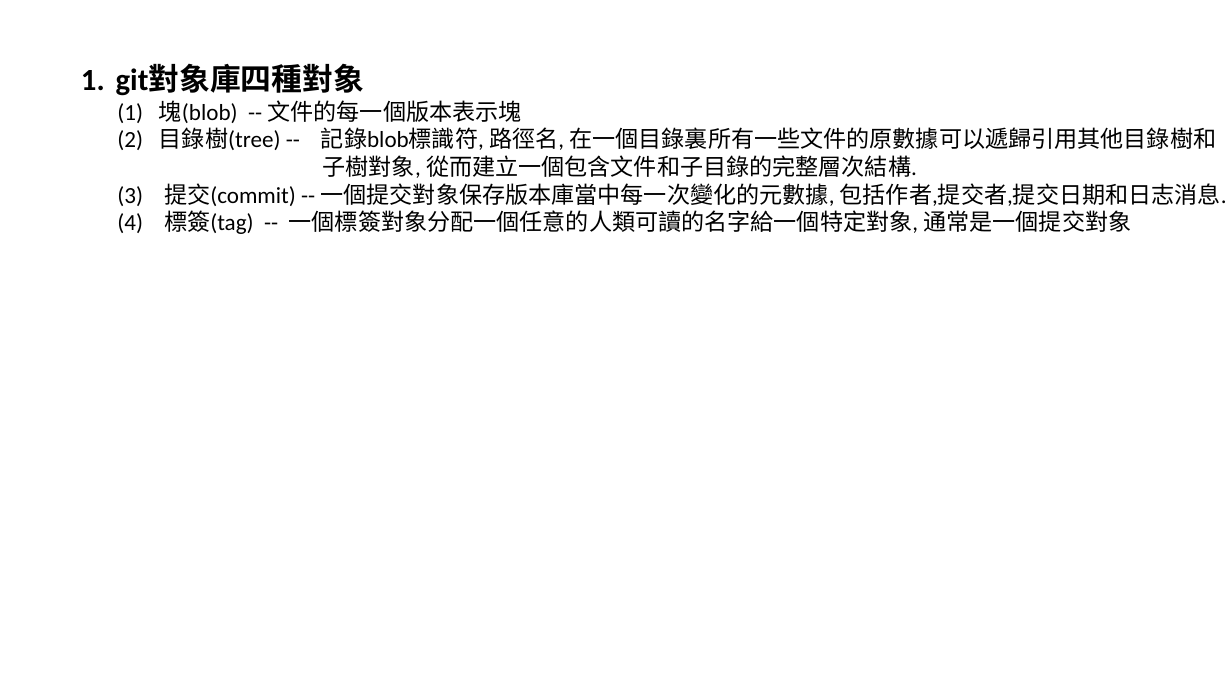
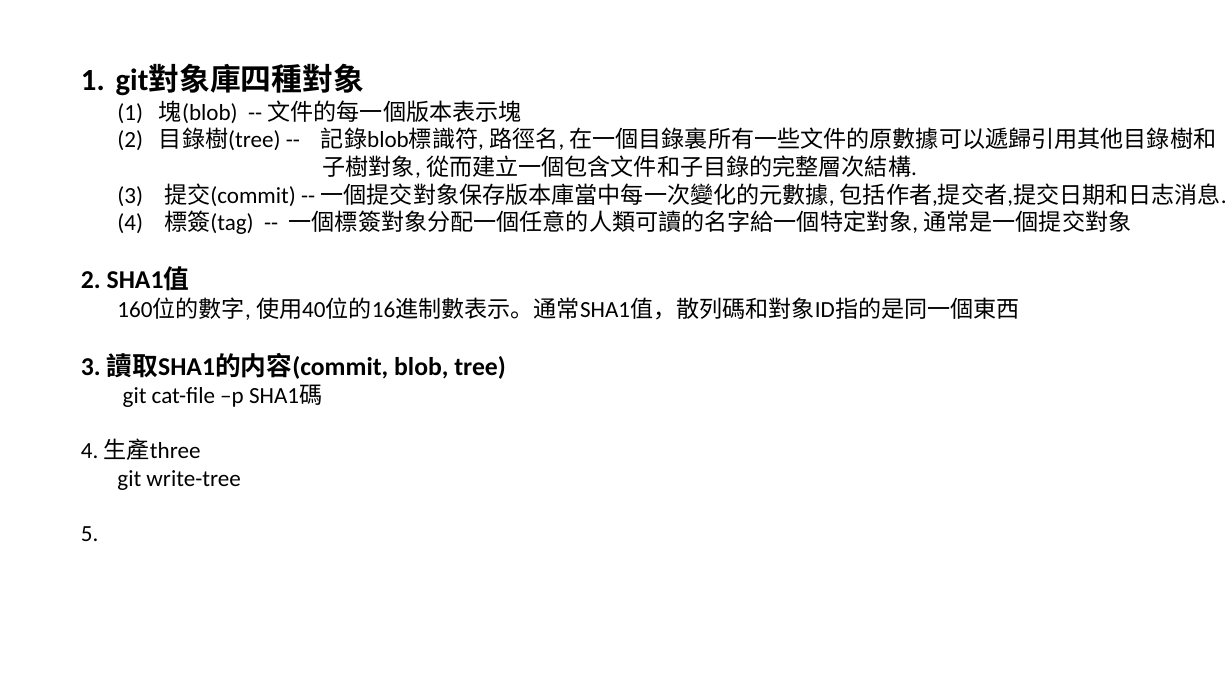
Before and after one commit to luchaojun/ChaojunStudy, a slide deck: slide 2 of GitStudy/.gitContentStudy.pptx. Drawn at 1232x693 pixels with LibreOffice and Linux fonts; fonts in the diff are those of the drawing. Boxes give left, top, right and bottom in pixels: in the first picture for what was removed or moved away, otherwise in the second. Text is boxed around its words. In the diff, an @@ line names an element or a change of style, - is before the commit and + after.

Commit message:
add the tree,blob,commit produce process

```diff
--- a/GitStudy/.gitContentStudy.pptx
+++ b/GitStudy/.gitContentStudy.pptx
@@ text at [81, 267, 1020, 541]: paragraphs added @@
+2. SHA1值
+160位的數字, 使用40位的16進制數表示。通常SHA1值，散列碼和對象ID指的是同一個東西
+3. 讀取SHA1的内容(commit, blob, tree)
+git cat-file –p SHA1碼
+4. 生產three
+git write-tree
+5.
```
Also in this commit, not shown: 1 slide added.
